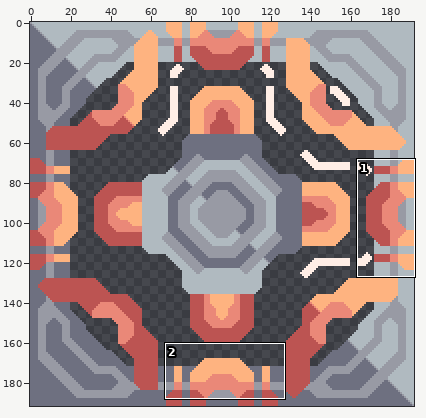
A sprite sheet gets an edit: sprites/blocks/power/annihilation-reactor.png. Above: a wide view before the commit, with the close-up outlined.
Close-up. Before:
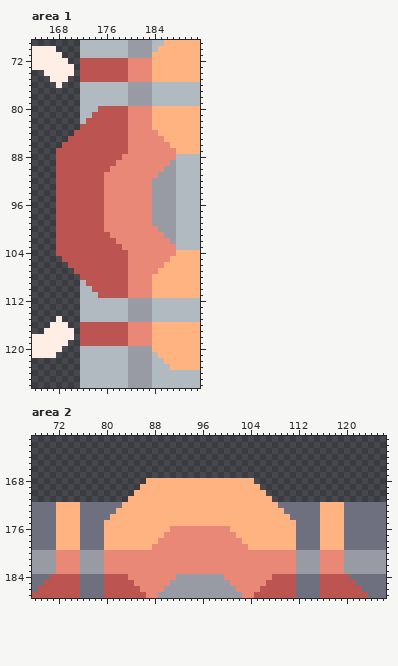
The file is 192x192 pixels. Shown: area 1: x 164..191, y 69..126; area 2: x 68..126, y 161..187. The commit also changed other parts of the picture, which this record leaves out.
After:
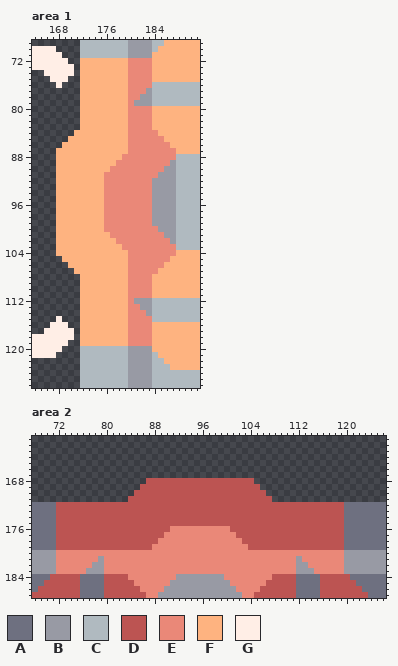
Palette (. is transparent): A #6e7080  B #989aa4  C #b0bac0  D #bc5452  E #ea8878  F #feb380  G #ffeee6
Edits made:
--- area 1
@@ x 164..191 @@
  71 GGGGG...CCCCCCCCBBBBFFFFFFFF
- 72 GGGGGG..DDDDDDDDEEEEFFFFFFFF
- 73 GGGGGGG.DDDDDDDDEEEEFFFFFFFF
- 74 ..GGGGG.DDDDDDDDEEEEFFFFFFFF
- 75 ...GGG..DDDDDDDDEEEEFFFFFFFF
- 76 ....G...CCCCCCCCBBBBCCCCCCCC
- 77 ........CCCCCCCCBBBBCCCCCCCC
- 78 ........CCCCCCCCBBBBCCCCCCCC
- 79 ........CCCCCCCCBBBBCCCCCCCC
- 80 ........CCCDDDDDEEEEFFFFFFFF
- 81 ........CCDDDDDDEEEEFFFFFFFF
- 82 ........CDDDDDDDEEEEFFFFFFFF
- 83 ........DDDDDDDDEEEEFFFFFFFF
- 84 .......DDDDDDDDDEEEEEFFFFFFF
- 85 ......DDDDDDDDDDEEEEEEFFFFFF
- 86 .....DDDDDDDDDDDEEEEEEEFFFFF
- 87 ....DDDDDDDDDDDDEEEEEEEEFFFF
- 88 ....DDDDDDDDDDDEEEEEEEEECCCC
- 89 ....DDDDDDDDDDEEEEEEEEEBCCCC
- 90 ....DDDDDDDDDEEEEEEEEEBBCCCC
- 91 ....DDDDDDDDEEEEEEEEEBBBCCCC
- 92 ....DDDDDDDDEEEEEEEEBBBBCCCC
- 93 ....DDDDDDDDEEEEEEEEBBBBCCCC
- 94 ....DDDDDDDDEEEEEEEEBBBBCCCC
- 95 ....DDDDDDDDEEEEEEEEBBBBCCCC
- 96 ....DDDDDDDDEEEEEEEEBBBBCCCC
- 97 ....DDDDDDDDEEEEEEEEBBBBCCCC
- 98 ....DDDDDDDDEEEEEEEEBBBBCCCC
- 99 ....DDDDDDDDEEEEEEEEBBBBCCCC
-100 ....DDDDDDDDEEEEEEEEEBBBCCCC
-101 ....DDDDDDDDDEEEEEEEEEBBCCCC
-102 ....DDDDDDDDDDEEEEEEEEEBCCCC
-103 ....DDDDDDDDDDDEEEEEEEEECCCC
-104 ....DDDDDDDDDDDDEEEEEEEEFFFF
-105 .....DDDDDDDDDDDEEEEEEEFFFFF
-106 ......DDDDDDDDDDEEEEEEFFFFFF
-107 .......DDDDDDDDDEEEEEFFFFFFF
-108 ........DDDDDDDDEEEEFFFFFFFF
-109 ........CDDDDDDDEEEEFFFFFFFF
-110 ........CCDDDDDDEEEEFFFFFFFF
-111 ........CCCDDDDDEEEEFFFFFFFF
-112 ........CCCCCCCCBBBBCCCCCCCC
-113 ........CCCCCCCCBBBBCCCCCCCC
-114 ........CCCCCCCCBBBBCCCCCCCC
-115 ....G...CCCCCCCCBBBBCCCCCCCC
-116 ...GGG..DDDDDDDDEEEEFFFFFFFF
-117 ..GGGGG.DDDDDDDDEEEEFFFFFFFF
-118 GGGGGGG.DDDDDDDDEEEEFFFFFFFF
-119 GGGGGG..DDDDDDDDEEEEFFFFFFFF
+ 72 GGGGGG..FFFFFFFFEEEEFFFFFFFF
+ 73 GGGGGGG.FFFFFFFFEEEEFFFFFFFF
+ 74 ..GGGGG.FFFFFFFFEEEEFFFFFFFF
+ 75 ...GGG..FFFFFFFFEEEEFFFFFFFF
+ 76 ....G...FFFFFFFFEEEECCCCCCCC
+ 77 ........FFFFFFFFEEEBCCCCCCCC
+ 78 ........FFFFFFFFEEBBCCCCCCCC
+ 79 ........FFFFFFFFEBBBCCCCCCCC
+ 80 ........FFFFFFFFEEEEFFFFFFFF
+ 81 ........FFFFFFFFEEEEFFFFFFFF
+ 82 ........FFFFFFFFEEEEFFFFFFFF
+ 83 ........FFFFFFFFEEEEFFFFFFFF
+ 84 .......FFFFFFFFFEEEEEFFFFFFF
+ 85 ......FFFFFFFFFFEEEEEEFFFFFF
+ 86 .....FFFFFFFFFFFEEEEEEEFFFFF
+ 87 ....FFFFFFFFFFFFEEEEEEEEFFFF
+ 88 ....FFFFFFFFFFFEEEEEEEEECCCC
+ 89 ....FFFFFFFFFFEEEEEEEEEBCCCC
+ 90 ....FFFFFFFFFEEEEEEEEEBBCCCC
+ 91 ....FFFFFFFFEEEEEEEEEBBBCCCC
+ 92 ....FFFFFFFFEEEEEEEEBBBBCCCC
+ 93 ....FFFFFFFFEEEEEEEEBBBBCCCC
+ 94 ....FFFFFFFFEEEEEEEEBBBBCCCC
+ 95 ....FFFFFFFFEEEEEEEEBBBBCCCC
+ 96 ....FFFFFFFFEEEEEEEEBBBBCCCC
+ 97 ....FFFFFFFFEEEEEEEEBBBBCCCC
+ 98 ....FFFFFFFFEEEEEEEEBBBBCCCC
+ 99 ....FFFFFFFFEEEEEEEEBBBBCCCC
+100 ....FFFFFFFFEEEEEEEEEBBBCCCC
+101 ....FFFFFFFFFEEEEEEEEEBBCCCC
+102 ....FFFFFFFFFFEEEEEEEEEBCCCC
+103 ....FFFFFFFFFFFEEEEEEEEECCCC
+104 ....FFFFFFFFFFFFEEEEEEEEFFFF
+105 .....FFFFFFFFFFFEEEEEEEFFFFF
+106 ......FFFFFFFFFFEEEEEEFFFFFF
+107 .......FFFFFFFFFEEEEEFFFFFFF
+108 ........FFFFFFFFEEEEFFFFFFFF
+109 ........FFFFFFFFEEEEFFFFFFFF
+110 ........FFFFFFFFEEEEFFFFFFFF
+111 ........FFFFFFFFEEEEFFFFFFFF
+112 ........FFFFFFFFEBBBCCCCCCCC
+113 ........FFFFFFFFEEBBCCCCCCCC
+114 ........FFFFFFFFEEEBCCCCCCCC
+115 ....G...FFFFFFFFEEEECCCCCCCC
+116 ...GGG..FFFFFFFFEEEEFFFFFFFF
+117 ..GGGGG.FFFFFFFFEEEEFFFFFFFF
+118 GGGGGGG.FFFFFFFFEEEEFFFFFFFF
+119 GGGGGG..FFFFFFFFEEEEFFFFFFFF
 120 GGGGG...CCCCCCCCBBBBFFFFFFFF
--- area 2
@@ x 68..126 @@
 167 ...........................................................
-168 ...................FFFFFFFFFFFFFFFFFF......................
-169 ..................FFFFFFFFFFFFFFFFFFFF.....................
-170 .................FFFFFFFFFFFFFFFFFFFFFF....................
-171 ................FFFFFFFFFFFFFFFFFFFFFFFF...................
-172 AAAAFFFFAAAAAAAFFFFFFFFFFFFFFFFFFFFFFFFFFAAAAAAAFFFFAAAAAAA
-173 AAAAFFFFAAAAAAFFFFFFFFFFFFFFFFFFFFFFFFFFFFAAAAAAFFFFAAAAAAA
-174 AAAAFFFFAAAAAFFFFFFFFFFFFFFFFFFFFFFFFFFFFFFAAAAAFFFFAAAAAAA
-175 AAAAFFFFAAAAFFFFFFFFFFFFFFFFFFFFFFFFFFFFFFFFAAAAFFFFAAAAAAA
-176 AAAAFFFFAAAAFFFFFFFFFFFEEEEEEEEEEFFFFFFFFFFFAAAAFFFFAAAAAAA
-177 AAAAFFFFAAAAFFFFFFFFFFEEEEEEEEEEEEFFFFFFFFFFAAAAFFFFAAAAAAA
-178 AAAAFFFFAAAAFFFFFFFFFEEEEEEEEEEEEEEFFFFFFFFFAAAAFFFFAAAAAAA
-179 AAAAFFFFAAAAFFFFFFFFEEEEEEEEEEEEEEEEFFFFFFFFAAAAFFFFAAAAAAA
-180 BBBBEEEEBBBBEEEEEEEEEEEEEEEEEEEEEEEEEEEEEEEEBBBBEEEEBBBBBBB
-181 BBBBEEEEBBBBEEEEEEEEEEEEEEEEEEEEEEEEEEEEEEEEBBBBEEEEBBBBBBB
-182 BBBBEEEEBBBBEEEEEEEEEEEEEEEEEEEEEEEEEEEEEEEEBBBBEEEEBBBBBBB
-183 BBBBEEEEBBBBEEEEEEEEEEEEEEEEEEEEEEEEEEEEEEEEBBBBEEEEBBBBBBB
+168 ...................DDDDDDDDDDDDDDDDDD......................
+169 ..................DDDDDDDDDDDDDDDDDDDD.....................
+170 .................DDDDDDDDDDDDDDDDDDDDDD....................
+171 ................DDDDDDDDDDDDDDDDDDDDDDDD...................
+172 AAAADDDDDDDDDDDDDDDDDDDDDDDDDDDDDDDDDDDDDDDDDDDDDDDDAAAAAAA
+173 AAAADDDDDDDDDDDDDDDDDDDDDDDDDDDDDDDDDDDDDDDDDDDDDDDDAAAAAAA
+174 AAAADDDDDDDDDDDDDDDDDDDDDDDDDDDDDDDDDDDDDDDDDDDDDDDDAAAAAAA
+175 AAAADDDDDDDDDDDDDDDDDDDDDDDDDDDDDDDDDDDDDDDDDDDDDDDDAAAAAAA
+176 AAAADDDDDDDDDDDDDDDDDDDEEEEEEEEEEDDDDDDDDDDDDDDDDDDDAAAAAAA
+177 AAAADDDDDDDDDDDDDDDDDDEEEEEEEEEEEEDDDDDDDDDDDDDDDDDDAAAAAAA
+178 AAAADDDDDDDDDDDDDDDDDEEEEEEEEEEEEEEDDDDDDDDDDDDDDDDDAAAAAAA
+179 AAAADDDDDDDDDDDDDDDDEEEEEEEEEEEEEEEEDDDDDDDDDDDDDDDDAAAAAAA
+180 BBBBEEEEEEEEEEEEEEEEEEEEEEEEEEEEEEEEEEEEEEEEEEEEEEEEBBBBBBB
+181 BBBBEEEEEEEBEEEEEEEEEEEEEEEEEEEEEEEEEEEEEEEEBEEEEEEEBBBBBBB
+182 BBBBEEEEEEBBEEEEEEEEEEEEEEEEEEEEEEEEEEEEEEEEBBEEEEEEBBBBBBB
+183 BBBBEEEEEBBBEEEEEEEEEEEEEEEEEEEEEEEEEEEEEEEEBBBEEEEEBBBBBBB
 184 AAADDDDDAAAADDDDEEEEEEEEBBBBBBBBEEEEEEEEDDDDAAAADDDDDAAAAAA
Boxes around the changes in both close-ups, in picture pixels (x1, y1, x2, y2):
changed: (56, 58, 152, 346)
changed: (56, 478, 344, 574)
